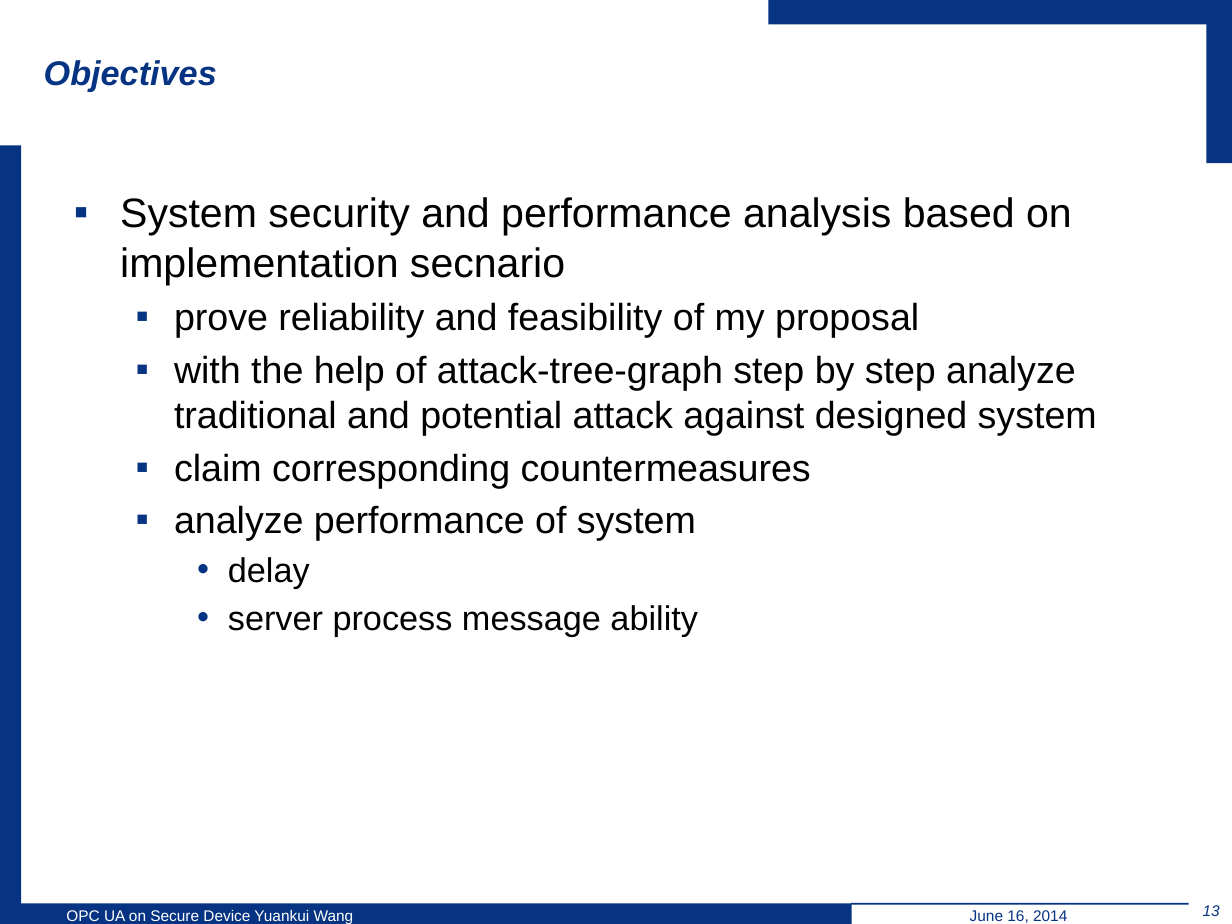
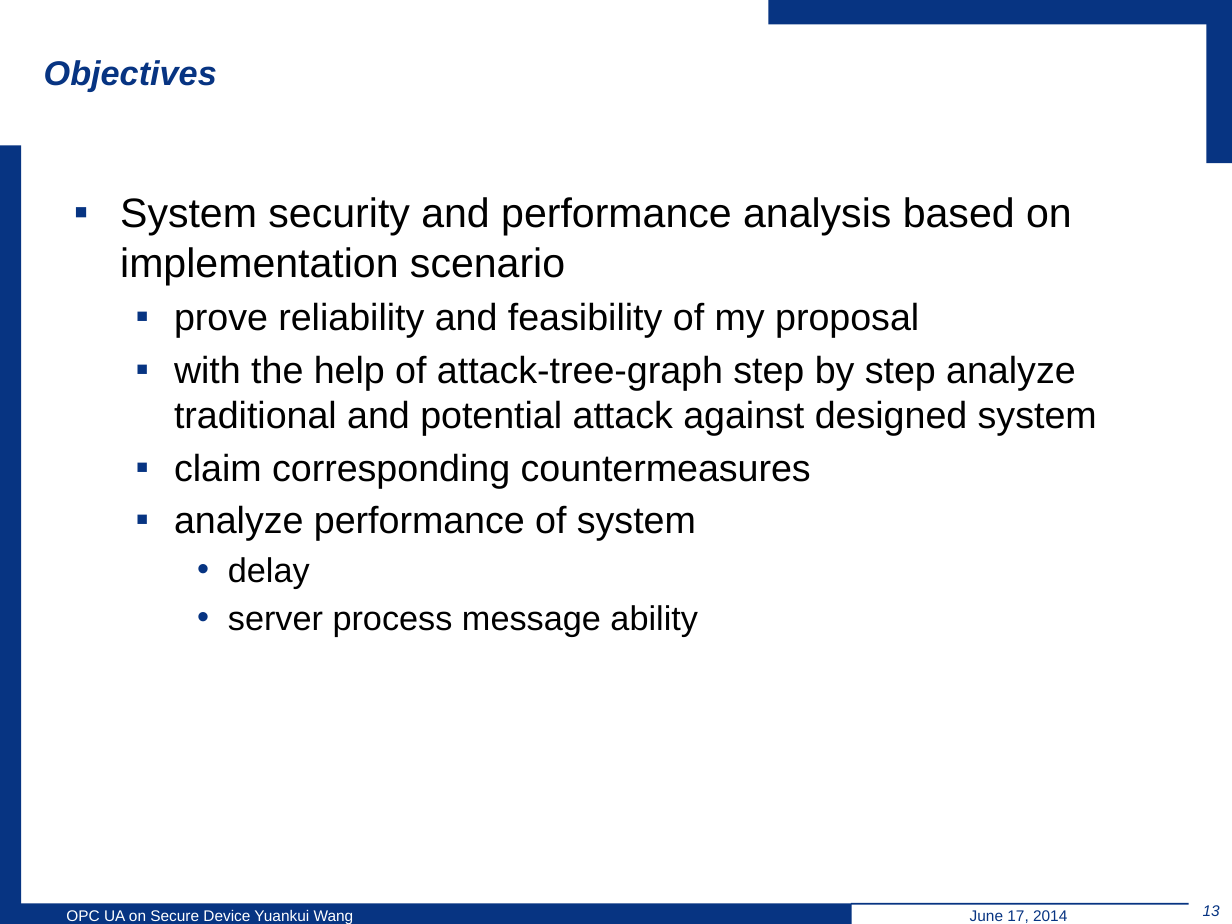
Before and after one commit to wsuetholz/opc-ua-wangyk-upb-morpho, a slide deck: slide 13 of ppt/6-18/Yuankui Wang Presentation 18 06.pptx. Drawn at 1232x924 pixels with LibreOffice and Linux fonts; fonts in the diff are those of the drawing; background and template pictures are left out. Boxes give left, top, right and bottom in pixels: in the first picture for what was removed or moved away, otherwise in the second. Text is boxed around its words. In the diff, an @@ line names an element or a change of style, - is before the commit and + after.

```diff
--- a/ppt/6-18/Yuankui Wang Presentation 18 06.pptx
+++ b/ppt/6-18/Yuankui Wang Presentation 18 06.pptx
@@ text at (120,197,1072,285): text changed @@
-▪ System security and performance analysis based on implementation secnario
+▪ System security and performance analysis based on implementation scenario
@@ text at (970,910,1067,923): text changed @@
-June 16, 2014
+June 17, 2014
```
Also in this commit, not shown: 18 other slides changed, 1 other file.
